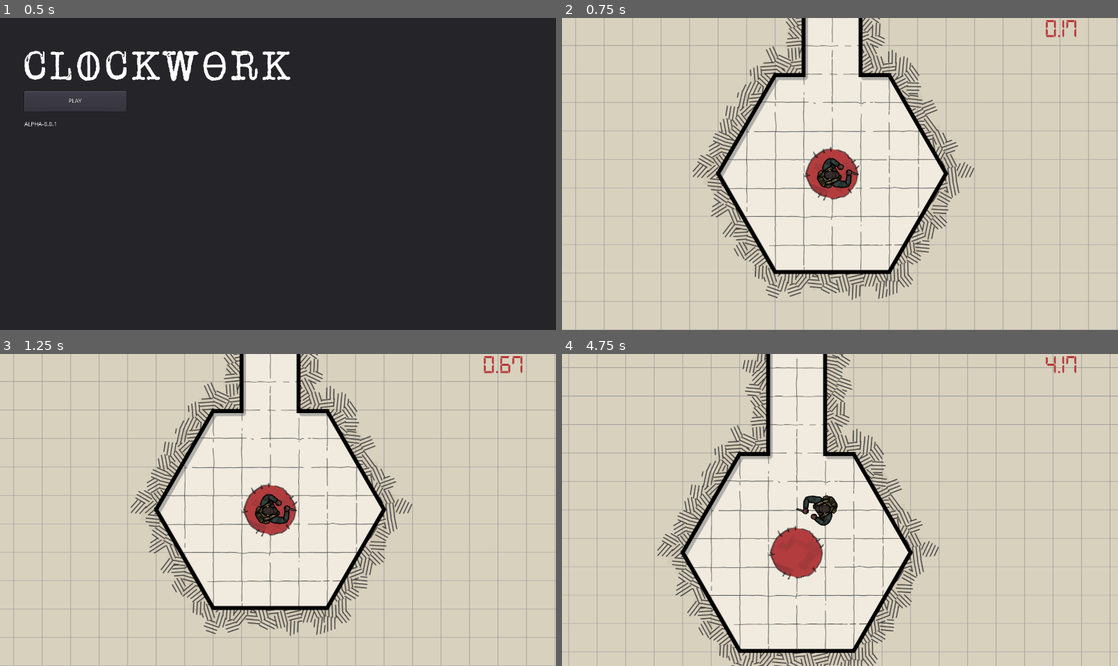
Above: before the commit, frames 1-4 (two rows, left to right).
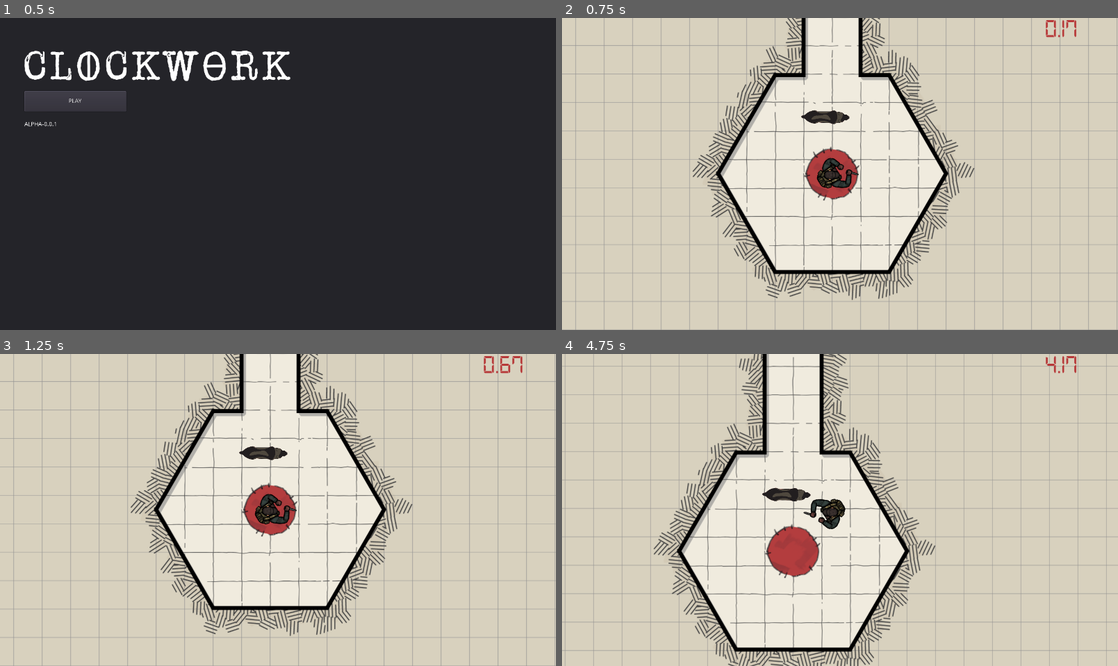
Above: after the commit, the same moments.

Repository: team8-gj001/GameJam001
Game: Godot game, scene res://scenes/title/title.tscn
Two runs of this game, one before a commit and one after it. Both use one fixed random seed, a clock stepped at 60 frames per second and the inputs below.
Inputs:
- Up to frame 1 (0.5 s): no input
- Up to frame 2 (0.75 s): click "PLAY" at 0.5 s
- Up to frame 3 (1.25 s): no input
- Up to frame 4 (4.75 s): hold D (move_right) 1.28-2.03 s; hold S (move_down) 2.03-2.78 s; hold D (move_right) 2.78-3.53 s; hold W (move_up) 3.53-4.28 s; hold A (move_left) from 4.28 s (still down)

Frame 1 is identical in both runs. In frame 2, 0.3% of the frame differs, in the area x 43-52%, y 29-35%; in frame 3, 0.3%; in frame 4, 18%, in the area x 0-100%, y 0-100%.

Commit message:
enemies: dog is now a thing

Diff:
--- /dev/null
+++ b/entities/enemies/dog.gd
@@ -0,0 +1,32 @@
+extends StaticBody2D
+
+onready var sprite = get_node("Sprite")
+onready var coll = get_node("CollisionShape2D")
+onready var pathFollow = get_parent()
+
+onready var path = pathFollow.get_parent()
+
+export var traverseTime = 5 # Time it takes to traverse the path
+var t = 0 # Active time along the apth
+var pathLength = 0 # Length of the path
+
+func _ready():
+	if not path is Path2D:
+		return
+	pathLength = path.get_curve().get_baked_length()
+
+func _process(_delta):
+	if not path is Path2D:
+		return
+	if (t > traverseTime):
+		t = 0
+	t += _delta
+	pathFollow.set_offset((t/traverseTime) * pathLength)
+
+func _physics_process(_delta):
+	return
+
+func _on_Area2D_body_entered(body):
+	if body != null:
+		if body.name == "Player":
+			get_node("/root/global").kill_player()
--- /dev/null
+++ b/entities/enemies/dog.tscn
@@ -0,0 +1,31 @@
+[gd_scene load_steps=5 format=2]
+
+[ext_resource path="res://entities/enemies/dog.png" type="Texture" id=1]
+[ext_resource path="res://entities/enemies/dog.gd" type="Script" id=2]
+
+[sub_resource type="CircleShape2D" id=3]
+radius = 69.5
+
+[sub_resource type="RectangleShape2D" id=2]
+extents = Vector2( 59.5659, 17.2492 )
+
+[node name="StaticBody2D" type="StaticBody2D"]
+script = ExtResource( 2 )
+
+[node name="Sprite" type="Sprite" parent="."]
+scale = Vector2( 0.25, 0.25 )
+texture = ExtResource( 1 )
+
+[node name="Area2D" type="Area2D" parent="."]
+collision_mask = 0
+
+[node name="CollisionShape2D" type="CollisionShape2D" parent="Area2D"]
+scale = Vector2( 1, 1 )
+shape = SubResource( 3 )
+
+[node name="CollisionShape2D" type="CollisionShape2D" parent="."]
+position = Vector2( 0.116959, -0.35754 )
+shape = SubResource( 2 )
+
+[connection signal="area_entered" from="Area2D" to="." method="_on_Area2D_area_entered"]
+[connection signal="body_entered" from="Area2D" to="." method="_on_Area2D_body_entered"]
--- a/scenes/tutorial/tut.tscn
+++ b/scenes/tutorial/tut.tscn
@@ -1,8 +1,9 @@
-[gd_scene load_steps=8 format=2]
+[gd_scene load_steps=9 format=2]
 
 [ext_resource path="res://entities/player/player.tscn" type="PackedScene" id=1]
 [ext_resource path="res://entities/enemies/guard.tscn" type="PackedScene" id=2]
 [ext_resource path="res://scenes/tutorial/map (2).png" type="Texture" id=3]
+[ext_resource path="res://entities/enemies/dog.tscn" type="PackedScene" id=4]
 
 [sub_resource type="Curve2D" id=1]
 _data = {
@@ -25,7 +26,7 @@
 
 [node name="PathFollow2D" type="PathFollow2D" parent="GuardPath1"]
 position = Vector2( -217.544, -460.052 )
-rotation = -0.000187545
+rotation = -0.000171917
 
 [node name="Guard" parent="GuardPath1/PathFollow2D" instance=ExtResource( 2 )]
 position = Vector2( 8.38708, -11.1631 )
@@ -35,6 +36,9 @@
 [node name="map (2)" type="Sprite" parent="."]
 position = Vector2( 200.52, -2289.43 )
 texture = ExtResource( 3 )
+
+[node name="StaticBody2D" parent="map (2)" instance=ExtResource( 4 )]
+position = Vector2( -16.6836, 2355.6 )
 
 [node name="Player" parent="." instance=ExtResource( 1 )]
 position = Vector2( 96.0278, 119.716 )
Binary file added: entities/enemies/dog.png
